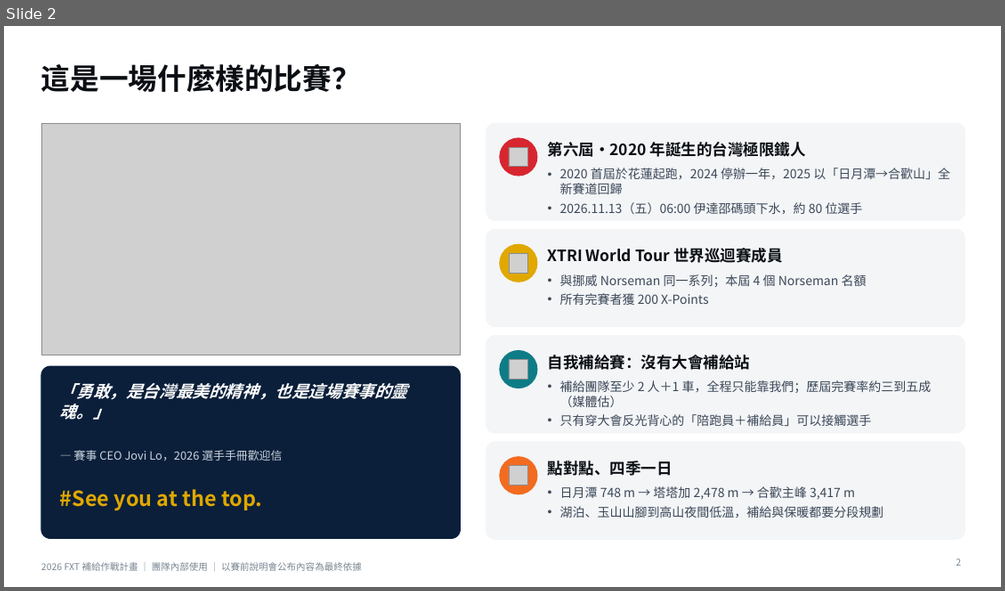
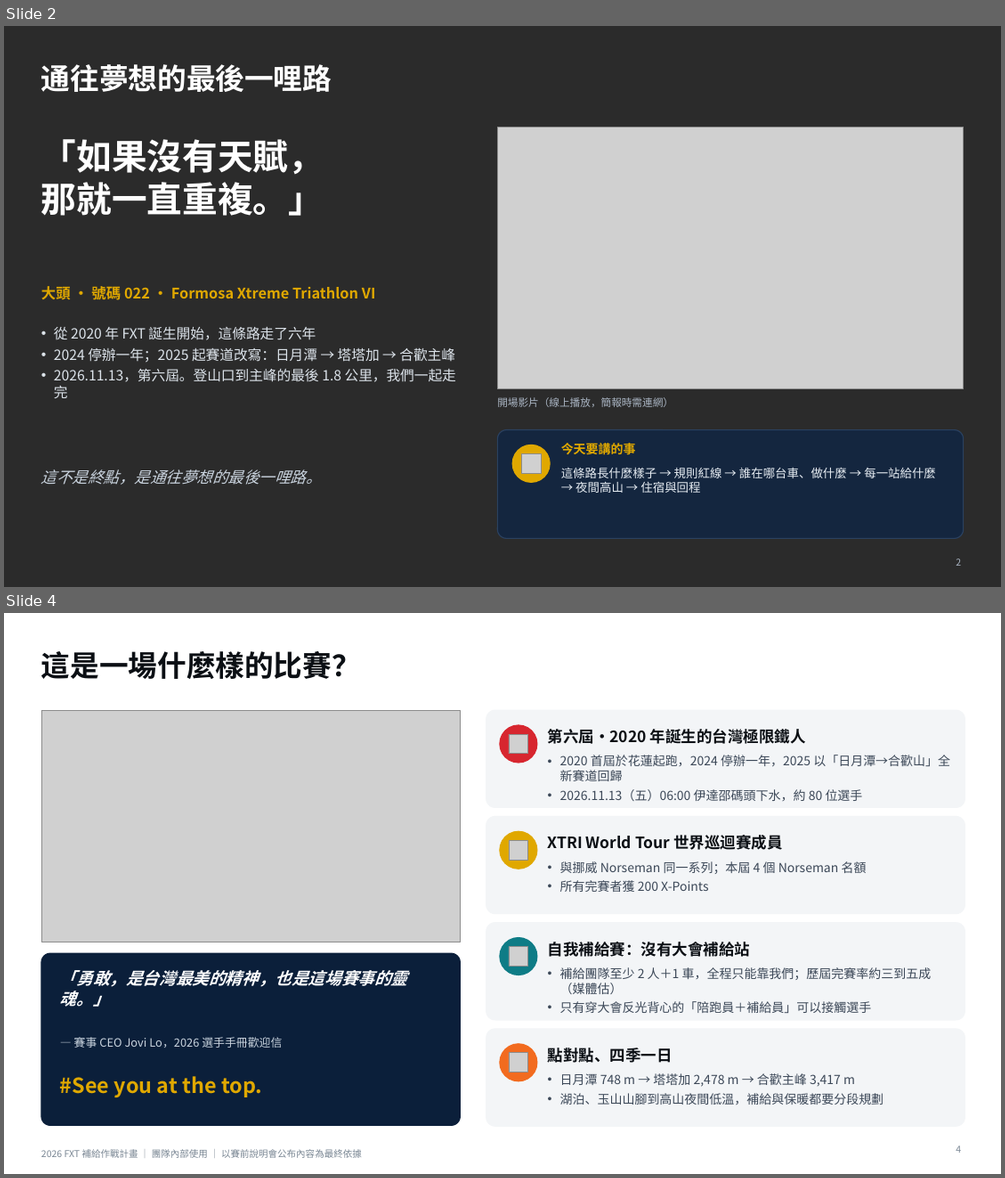
Before and after one commit to powermovebboy-sys/Race-site, a slide deck: deck/2026_FXT_補給作戰計畫.pptx. Shown one above the other, each under a label of ours: slide 2 before the commit, slides 2 and 4 after it; the slides between them are not shown. The pictures are 1005x591 and 1005x1178 pixels, drawn with LibreOffice and Linux fonts; fonts in the diff are those of the drawing; grey boxes stand for pictures; background and template pictures are left out; a plain dark background stands for a picture behind light text. Boxes give left, top, right and bottom in pixels: in the first picture for what was removed or moved away, otherwise in the second. Text is boxed around its words. In the diff, an @@ line names an element or a change of style, - is before the commit and + after.

```diff
--- a/deck/2026_FXT_補給作戰計畫.pptx
+++ b/deck/2026_FXT_補給作戰計畫.pptx
@@ slide 2 added at (x1=4, y1=26, x2=1001, y2=587), background picture (left out) @@
@@ title added at (x1=41, y1=64, x2=332, y2=92), 28 pt, text #FFFFFF, bold @@
+通往夢想的最後一哩路
@@ picture added at (x1=498, y1=127, x2=963, y2=389) @@
@@ text added at (x1=41, y1=139, x2=324, y2=216), 34 pt, text #FFFFFF, bold @@
+「如果沒有天賦，
+那就一直重複。」
@@ text added at (x1=41, y1=283, x2=376, y2=303), 14 pt, text #E0A800, bold @@
+大頭 ・ 號碼 022 ・ Formosa Xtreme Triathlon VI
@@ text added at (x1=54, y1=327, x2=456, y2=398), 13.5 pt, text #DCE3EA @@
+• 從 2020 年 FXT 誕生開始，這條路走了六年
+• 2024 停辦一年；2025 起賽道改寫：日月潭 → 塔塔加 → 合歡主峰
+• 2026.11.13，第六屆。登山口到主峰的最後 1.8 公里，我們一起走完
@@ text added at (x1=497, y1=397, x2=673, y2=407), 10 pt, text #A9B4C2 @@
+開場影片（線上播放，簡報時需連網）
@@ rounded rectangle added at (x1=498, y1=430, x2=963, y2=539), fill #14263F, outline #2A4160 1 pt @@
@@ ellipse added at (x1=512, y1=445, x2=550, y2=483), fill #E0A800, outline #E0A800 1 pt @@
@@ text added at (x1=561, y1=443, x2=636, y2=454), 12 pt, text #E0A800, bold @@
+今天要講的事
@@ text added at (x1=41, y1=469, x2=322, y2=484), 15 pt, text #C9D3DE, italic @@
+這不是終點，是通往夢想的最後一哩路。
@@ picture added at (x1=521, y1=454, x2=541, y2=473) @@
@@ text added at (x1=561, y1=467, x2=936, y2=492), 11.5 pt, text #E6ECF2 @@
+這條路長什麼樣子 → 規則紅線 → 誰在哪台車、做什麼 → 每一站給什麼 → 夜間高山 → 住宿與回程
@@ page number added at (x1=955, y1=558, x2=961, y2=565), 9 pt, text #A9B4C2 @@
+2
@@ what was slide 2 is now slide 4 @@
@@ page number at (x1=955, y1=1145, x2=961, y2=1152): text changed @@
-2
+4
```
Also in this commit, not shown: 6 slides changed, 2 other slides added, 4 other files.
